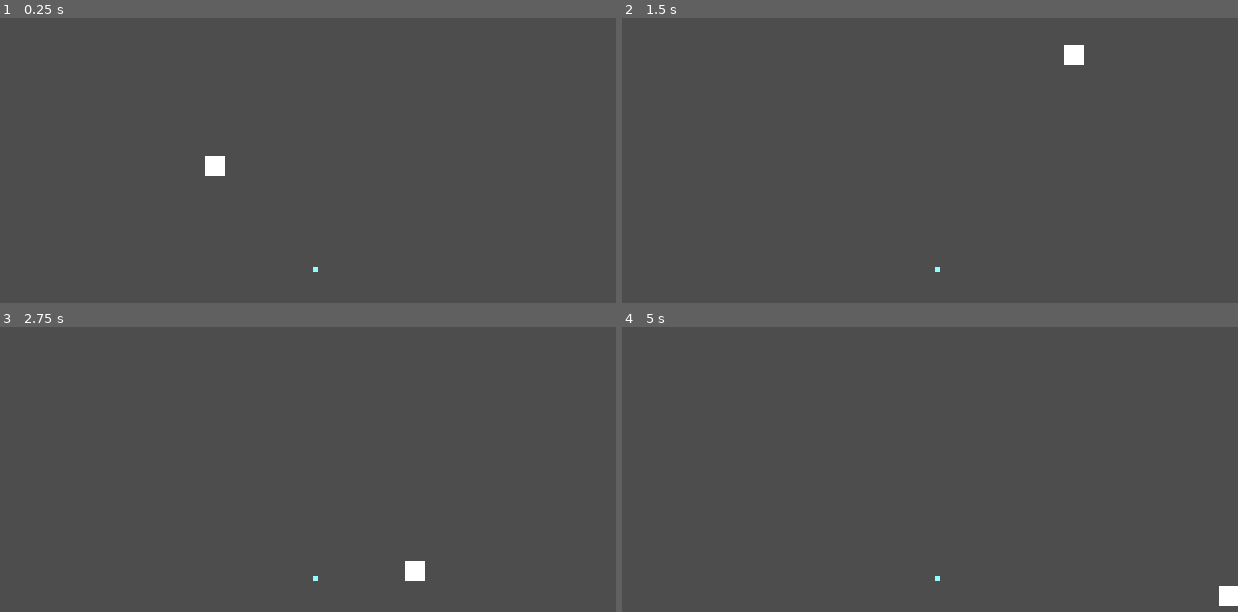
Above: before the commit, frames 1-4 (two rows, left to right).
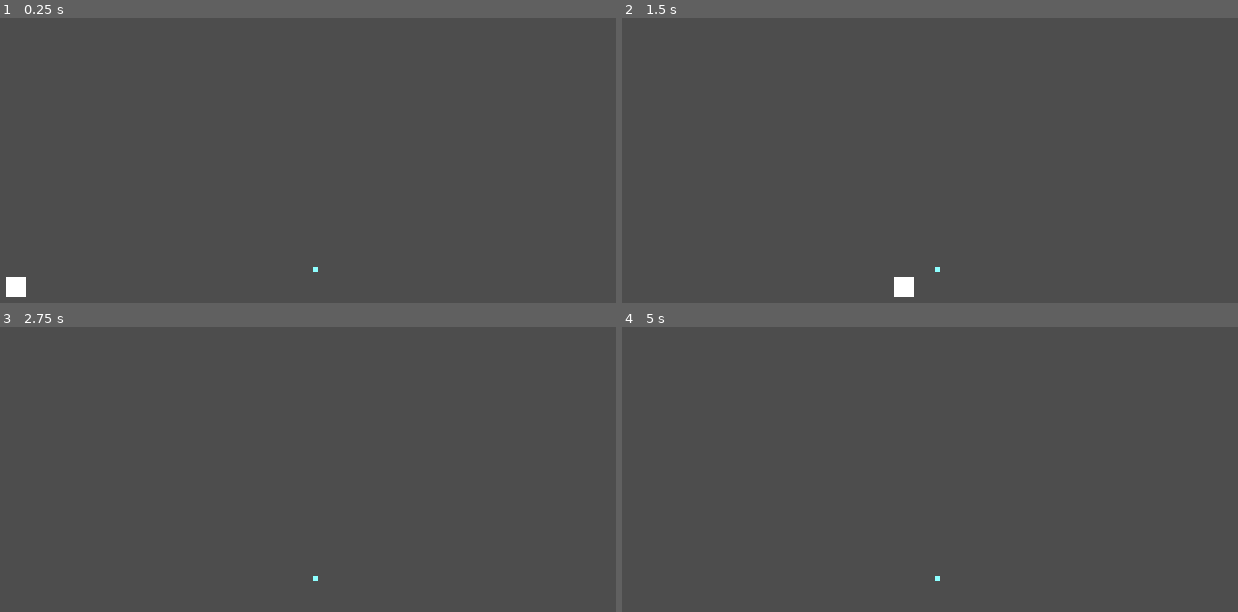
Above: after the commit, the same moments.

Repository: bubblegumlord/Kitty-platformer
Game: Godot game, scene res://levels/test_level.tscn
Two runs of this game, one before a commit and one after it. Both use one fixed random seed, a clock stepped at 60 frames per second and the inputs below.
Inputs:
- Up to frame 1 (0.25 s): no input
- Up to frame 2 (1.5 s): hold Right (ui_right) from 0.53 s (still down); tap Space (ui_jump, bound only before the commit) at 0.6, 0.77, 1.07, 1.35 s
- Up to frame 3 (2.75 s): tap Space (ui_jump, bound only before the commit) at 1.52, 1.82, 2.1 s; release Right (ui_right) at 2.03 s; hold Left (ui_left) from 2.03 s (still down)
- Up to frame 4 (5 s): release Left (ui_left) at 2.78 s; hold Right (ui_right) 2.78-4.28 s; tap Space (ui_jump, bound only before the commit) at 2.85, 3.02, 3.32, 3.6, 3.77, 4.07, 4.35, 4.52, 4.82 s; tap Enter at 4.25 s; hold Left (ui_left) from 4.28 s (still down)

The runs differ from the first frame. In frame 1, 0.5% of the frame differs, in the area x 0-37%, y 48-98%; in frame 2, 0.5%; in frame 3, 0.2%; in frame 4, 0.2%.

Commit message:
player movement
part one of creating good player movement, need work still

Diff:
--- a/characters/player/player.gd
+++ b/characters/player/player.gd
@@ -7,16 +7,48 @@
 	FALL,
 }
 
-@export var speed: int = 200
-@export var jump_speed: int = -400
+const GRAVITY: int = 400
+
+#movement constants
+const SPEED: int = 300
+const ACCELERATION: int = 600
+const DECELERATION: int = 1200
+const JUMP_HEIGHT: int = -200
+
+var direction_x: float
+var coyote_active: bool
+
+@onready var jump_buffer_timer: Timer = $Timers/JumpBufferTimer
+@onready var coyote_timer: Timer = $Timers/CoyoteTimer
 
 func _physics_process(delta: float) -> void:
-	velocity.x = Input.get_axis("ui_left", "ui_right") * speed
+	direction_x = Input.get_axis("LEFT", "RIGHT")
 
-	if not is_on_floor():
-		velocity.y += Globals.GRAVITY * delta
+	if direction_x != 0:
+		velocity.x = move_toward(velocity.x, direction_x * SPEED, delta * ACCELERATION)
+	else:
+		velocity.x = move_toward(velocity.x, 0, delta * DECELERATION)
 
-	if Input.is_action_just_pressed("ui_jump") and is_on_floor():
-		velocity.y = jump_speed
+	if is_on_floor():
+		if coyote_active:
+			coyote_timer.stop()
+			coyote_active = false
+	else:
+		if !coyote_active:
+			coyote_timer.start()
+			coyote_active = true
+
+		if velocity.y > 10:
+			velocity.y += GRAVITY * delta * 2
+		else:
+			velocity.y += GRAVITY * delta
+
+	if Input.is_action_just_pressed("JUMP"):
+		jump_buffer_timer.start()
+
+	if (is_on_floor() or !coyote_timer.is_stopped()) and !jump_buffer_timer.is_stopped():
+		velocity.y = JUMP_HEIGHT
+		coyote_timer.stop()
+		coyote_active = true
 
 	move_and_slide()
--- a/characters/player/player.tscn
+++ b/characters/player/player.tscn
@@ -35,3 +35,13 @@
 
 [node name="Collision" type="CollisionShape2D" parent="Hitboxes/Collectibles" unique_id=584909903]
 shape = SubResource("CircleShape2D_508ok")
+
+[node name="Timers" type="Node2D" parent="." unique_id=1707075624]
+
+[node name="JumpBufferTimer" type="Timer" parent="Timers" unique_id=752182502]
+wait_time = 0.15
+one_shot = true
+
+[node name="CoyoteTimer" type="Timer" parent="Timers" unique_id=1141343177]
+wait_time = 0.2
+one_shot = true
--- a/levels/test_level.tscn
+++ b/levels/test_level.tscn
@@ -4,21 +4,29 @@
 [ext_resource type="PackedScene" uid="uid://dxfqgiym8jr45" path="res://objects/collectibles/fish/fish.tscn" id="2_x25rp"]
 
 [sub_resource type="RectangleShape2D" id="RectangleShape2D_x25rp"]
-size = Vector2(658, 58)
+size = Vector2(218, 58)
 
 [node name="TestLevel" type="Node2D" unique_id=1561712556]
 
 [node name="Player" parent="." unique_id=1077531745 instance=ExtResource("1_46lwt")]
-position = Vector2(319, 192)
+position = Vector2(160, 290)
 
 [node name="StaticBody2D" type="StaticBody2D" parent="." unique_id=769988357]
-position = Vector2(0, 320)
+position = Vector2(224, 320)
 collision_mask = 0
 
 [node name="CollisionShape2D" type="CollisionShape2D" parent="StaticBody2D" unique_id=80696491]
 position = Vector2(319, 19)
 shape = SubResource("RectangleShape2D_x25rp")
 
+[node name="StaticBody2D2" type="StaticBody2D" parent="." unique_id=145264321]
+position = Vector2(0, 320)
+collision_mask = 0
+
+[node name="CollisionShape2D" type="CollisionShape2D" parent="StaticBody2D2" unique_id=504973816]
+position = Vector2(99, 19)
+shape = SubResource("RectangleShape2D_x25rp")
+
 [node name="Fish" parent="." unique_id=1270360593 instance=ExtResource("2_x25rp")]
 position = Vector2(400, 288)
 id = 5
--- a/project.godot
+++ b/project.godot
@@ -68,9 +68,21 @@
 , Object(InputEventKey,"resource_local_to_scene":false,"resource_name":"","device":-1,"window_id":0,"alt_pressed":false …(183 unchanged characters)…
 ]
 }
-ui_jump={
+JUMP={
 "deadzone": 0.5,
 "events": [Object(InputEventKey,"resource_local_to_scene":false,"resource_name":"","device":-1,"window_id":0,"alt_press …(191 unchanged characters)…
+]
+}
+LEFT={
+"deadzone": 0.5,
+"events": [Object(InputEventKey,"resource_local_to_scene":false,"resource_name":"","device":-1,"window_id":0,"alt_pressed":false,"shift_pressed":false,"ctrl_pressed":false,"meta_pressed":false,"pressed":false,"keycode":0,"physical_keycode":65,"key_label":0,"unicode":97,"location":0,"echo":false,"script":null)
+, Object(InputEventKey,"resource_local_to_scene":false,"resource_name":"","device":-1,"window_id":0,"alt_pressed":false,"shift_pressed":false,"ctrl_pressed":false,"meta_pressed":false,"pressed":false,"keycode":0,"physical_keycode":4194319,"key_label":0,"unicode":0,"location":0,"echo":false,"script":null)
+]
+}
+RIGHT={
+"deadzone": 0.5,
+"events": [Object(InputEventKey,"resource_local_to_scene":false,"resource_name":"","device":-1,"window_id":0,"alt_pressed":false,"shift_pressed":false,"ctrl_pressed":false,"meta_pressed":false,"pressed":false,"keycode":0,"physical_keycode":68,"key_label":0,"unicode":100,"location":0,"echo":false,"script":null)
+, Object(InputEventKey,"resource_local_to_scene":false,"resource_name":"","device":-1,"window_id":0,"alt_pressed":false,"shift_pressed":false,"ctrl_pressed":false,"meta_pressed":false,"pressed":false,"keycode":0,"physical_keycode":4194321,"key_label":0,"unicode":0,"location":0,"echo":false,"script":null)
 ]
 }
 
